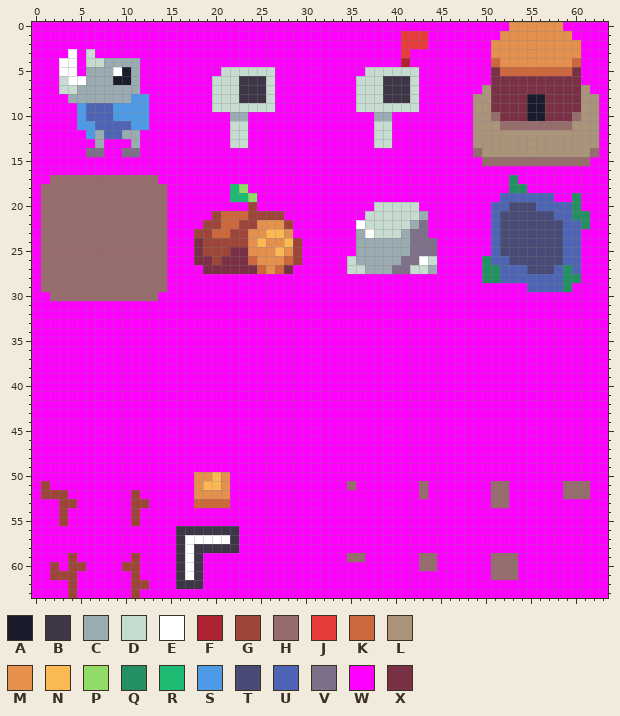
File history of a pixel-art sprite, res/img/sprites.png. Above, as it was before the edit.
The file is 64x64 pixels.
Palette (. is transparent): A #1a1c2c  B #3e3546  C #9babb2  D #c7dcd0  E #ffffff  F #ae2334  G #9e4539  H #966c6c  J #e83b3b  K #cd683d  L #ab947a  M #e6904e  N #fbb954  P #91db69  Q #239063  R #1ebc73  S #4d9be6  T #484a77  U #4d65b4  V #7f708a  W #ff00ff  X #7a3045
Pixels before (only the part around the change), first column x 25:
47 WWWWWWWWWWWWWWWWWWWWWWWWWWWWWWWWWWWWWWW
48 WWWWWWWWWWWWWWWWWWWWWWWWWWWWWWWWWWWWWWW
49 WWWWWWWWWWWWWWWWWWWWWWWWWWWWWWWWWWWWWWW
50 WWWWWWWWWWWWWWWWWWWWWWWWWWWWWWWWWWWWWWW
51 WWWWWWWWWWHWWWWWWWHWWWWWWWHHWWWWWWHHHWW
52 WWWWWWWWWWWWWWWWWWHWWWWWWWHHWWWWWWHHHWW
53 WWWWWWWWWWWWWWWWWWWWWWWWWWHHWWWWWWWWWWW
54 WWWWWWWWWWWWWWWWWWWWWWWWWWWWWWWWWWWWWWW
55 WWWWWWWWWWWWWWWWWWWWWWWWWWWWWWWWWWWWWWW
56 WWWWWWWWWWWWWWWWWWWWWWWWWWWWWWWWWWWWWWW
57 WWWWWWWWWWWWWWWWWWWWWWWWWWWWWWWWWWWWWWW
58 WWWWWWWWWWWWWWWWWWWWWWWWWWWWWWWWWWWWWWW
59 WWWWWWWWWWHHWWWWWWHHWWWWWWHHHWWWWWWWWWW
60 WWWWWWWWWWWWWWWWWWHHWWWWWWHHHWWWWWWWWWW
61 WWWWWWWWWWWWWWWWWWWWWWWWWWHHHWWWWWWWWWW
62 WWWWWWWWWWWWWWWWWWWWWWWWWWWWWWWWWWWWWWW
63 WWWWWWWWWWWWWWWWWWWWWWWWWWWWWWWWWWWWWWW
Now the later version:
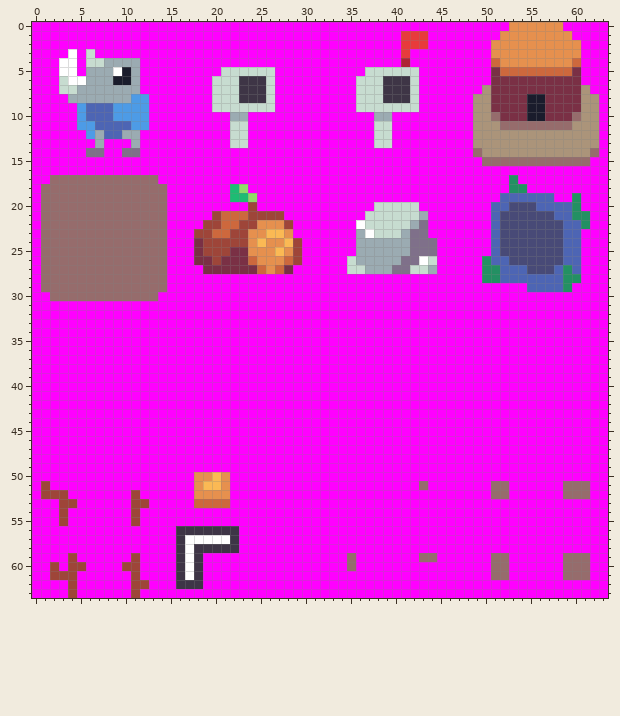
From old to new:
y 51: x 35 H -> W
y 52: x 43 H -> W
y 53: x 51..52 HH -> WW
y 59: x 36 H -> W; x 53 H -> W; x 59..61 WWW -> HHH
y 60: x 35 W -> H; x 43..44 HH -> WW; x 53 H -> W; x 59..61 WWW -> HHH
y 61: x 53 H -> W; x 59..61 WWW -> HHH
Changed places in both pictures, as pixel boxes (x1, y1, x2, y2):
changed: (347, 481, 356, 490)
changed: (419, 490, 428, 499)
changed: (491, 499, 509, 508)
changed: (347, 553, 365, 571)
changed: (509, 553, 518, 580)
changed: (563, 553, 590, 580)
changed: (419, 562, 437, 571)
